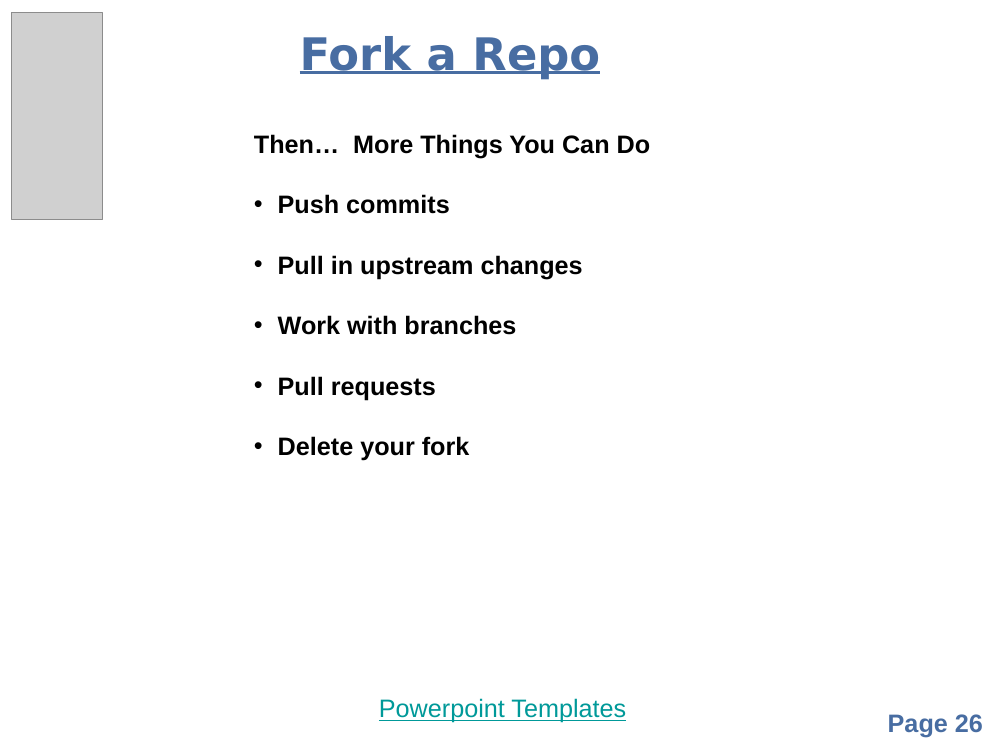
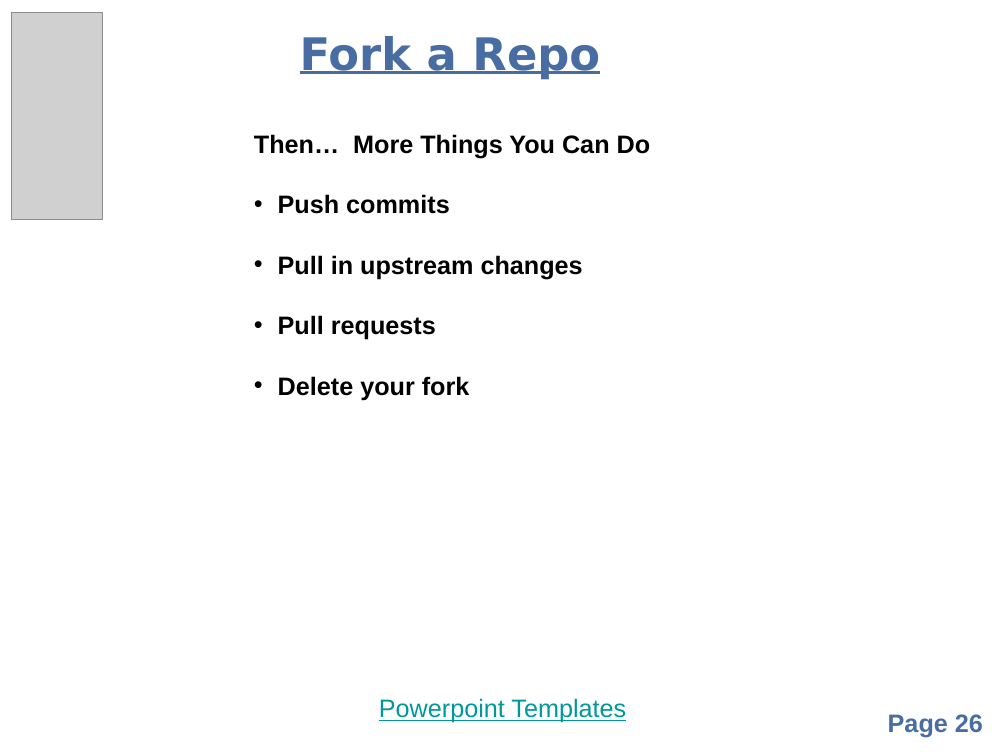
Before and after one commit to balarkrishnan/organizational, a slide deck: slide 26 of GitHub.pptx. Drawn at 1008x756 pixels with LibreOffice and Linux fonts; fonts in the diff are those of the drawing; grey boxes stand for pictures; background and template pictures are left out. Boxes give left, top, right and bottom in pixels: in the first picture for what was removed or moved away, otherwise in the second. Text is boxed around its words. In the diff, an @@ line names an element or a change of style, - is before the commit and + after.

```diff
--- a/GitHub.pptx
+++ b/GitHub.pptx
@@ text at bbox=[278, 315, 516, 335]: paragraph removed @@
-• Work with branches
```
Also in this commit, not shown: 3 other slides changed.
